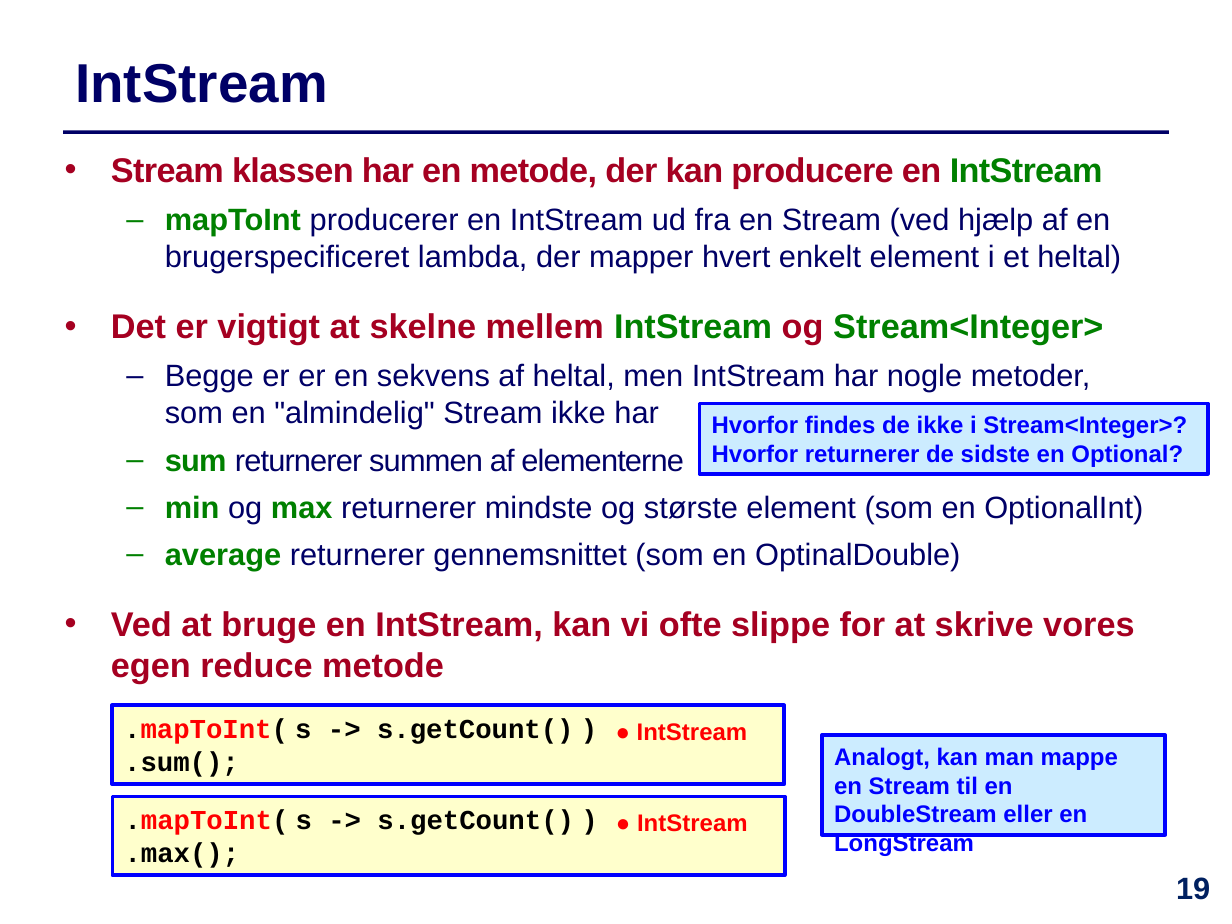
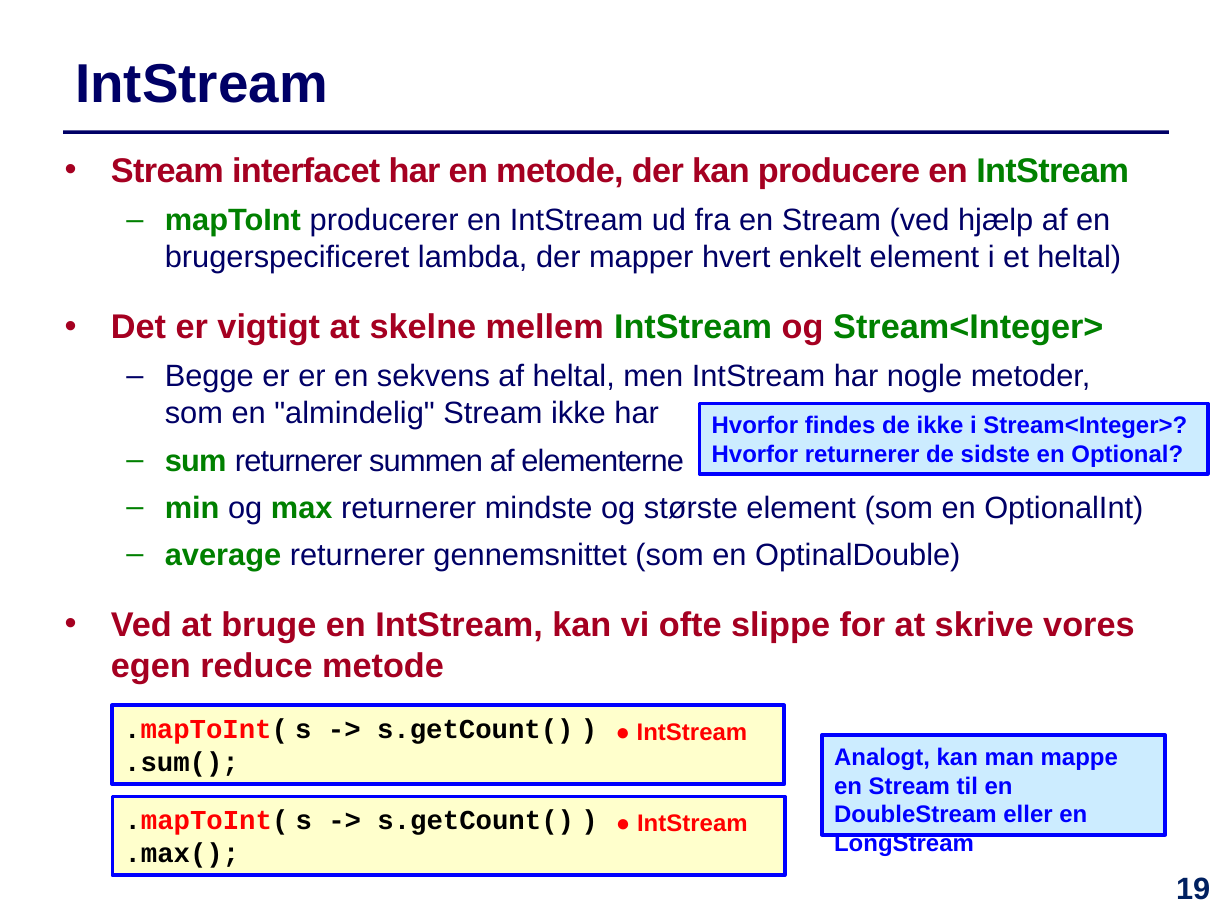
Before and after one commit to IntProgAU/Materiale, a slide deck: slide 19 of web/e23/uge_5b/Slides-Uge5-Torsdag.pptx. Drawn at 1232x924 pixels with LibreOffice and Linux fonts; fonts in the diff are those of the drawing. Boxes give left, top, right and bottom in pixels: in the first picture for what was removed or moved away, otherwise in the second. Text is boxed around its words. In the diff, an @@ line names an element or a change of style, - is before the commit and + after.

```diff
--- a/web/e23/uge_5b/Slides-Uge5-Torsdag.pptx
+++ b/web/e23/uge_5b/Slides-Uge5-Torsdag.pptx
@@ text at (111, 157, 1129, 189): text changed @@
-• Stream klassen har en metode, der kan producere en IntStream
+• Stream interfacet har en metode, der kan producere en IntStream
```
Also in this commit, not shown: 8 other slides changed, 1 slide added, 1 other file.
